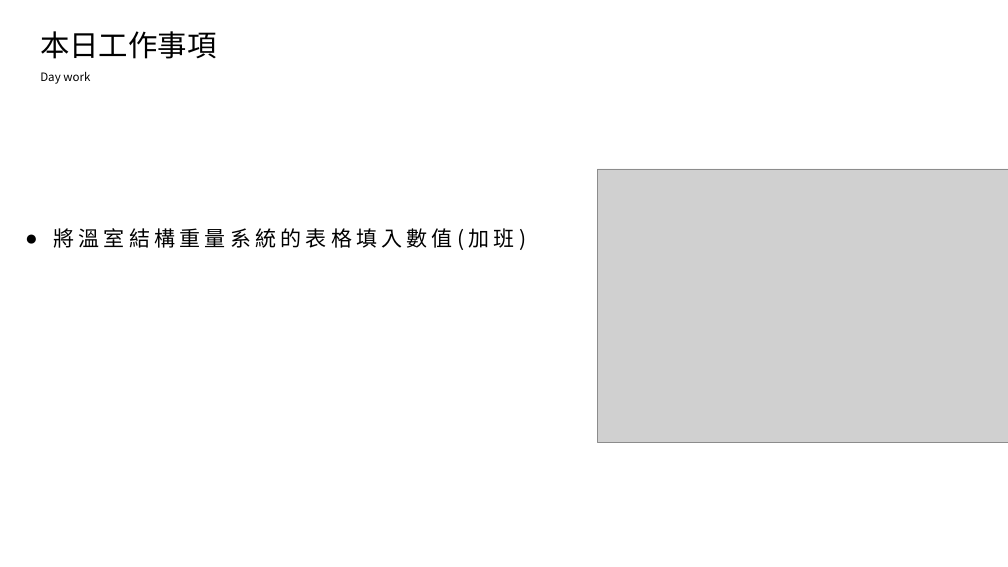
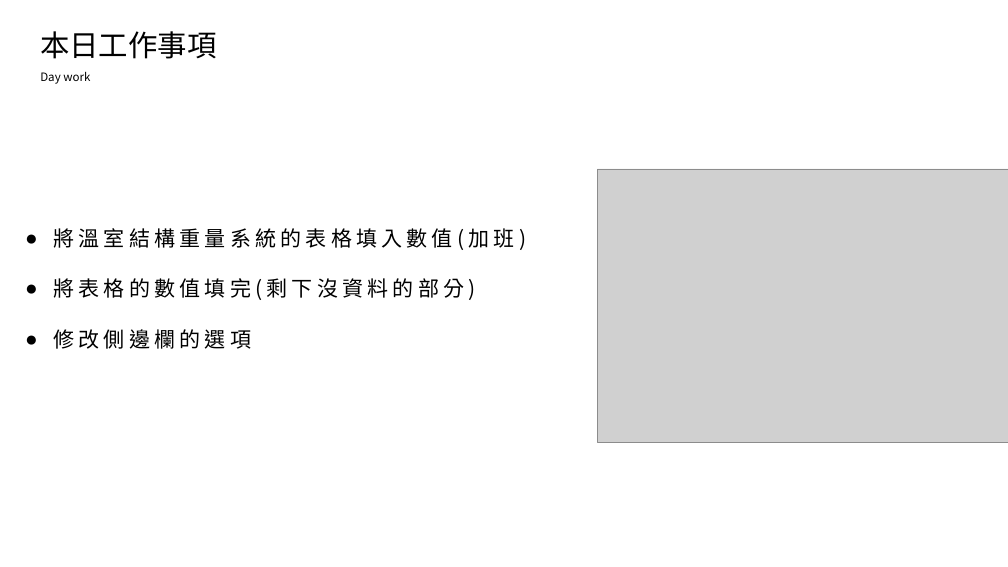
Before and after one commit to king637324/KnowledgeGreenhouseSystem, a slide deck: slide 2 of 工作日報_葉柏漢/2021.08/2021.08.04(加班)~2021.08.05工作日報_葉柏漢.pptx. Drawn at 1008x567 pixels with LibreOffice and Linux fonts; fonts in the diff are those of the drawing; grey boxes stand for pictures. Boxes give left, top, right and bottom in pixels: in the first picture for what was removed or moved away, otherwise in the second. Text is boxed around its words. In the diff, an @@ line names an element or a change of style, - is before the commit and + after.

```diff
--- a/工作日報_葉柏漢/2021.08/2021.08.04(加班)~2021.08.05工作日報_葉柏漢.pptx
+++ b/工作日報_葉柏漢/2021.08/2021.08.04(加班)~2021.08.05工作日報_葉柏漢.pptx
@@ text at [53,278,475,349]: paragraphs added @@
+● 將表格的數值填完(剩下沒資料的部分)
+● 修改側邊欄的選項
```
Also in this commit, not shown: 1 other slide changed, 1 slide added, 1 slide removed, 4 other files.
